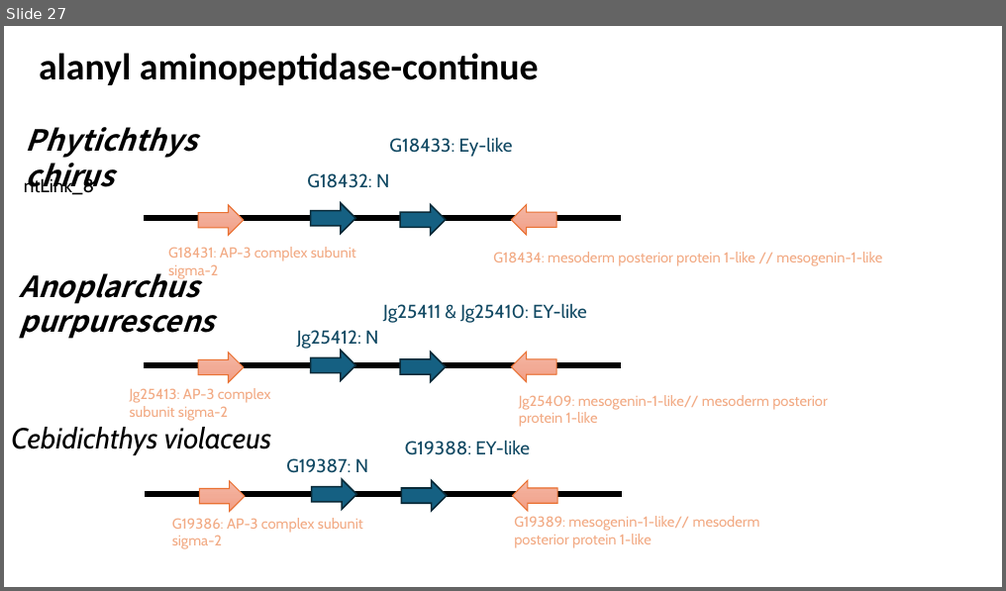
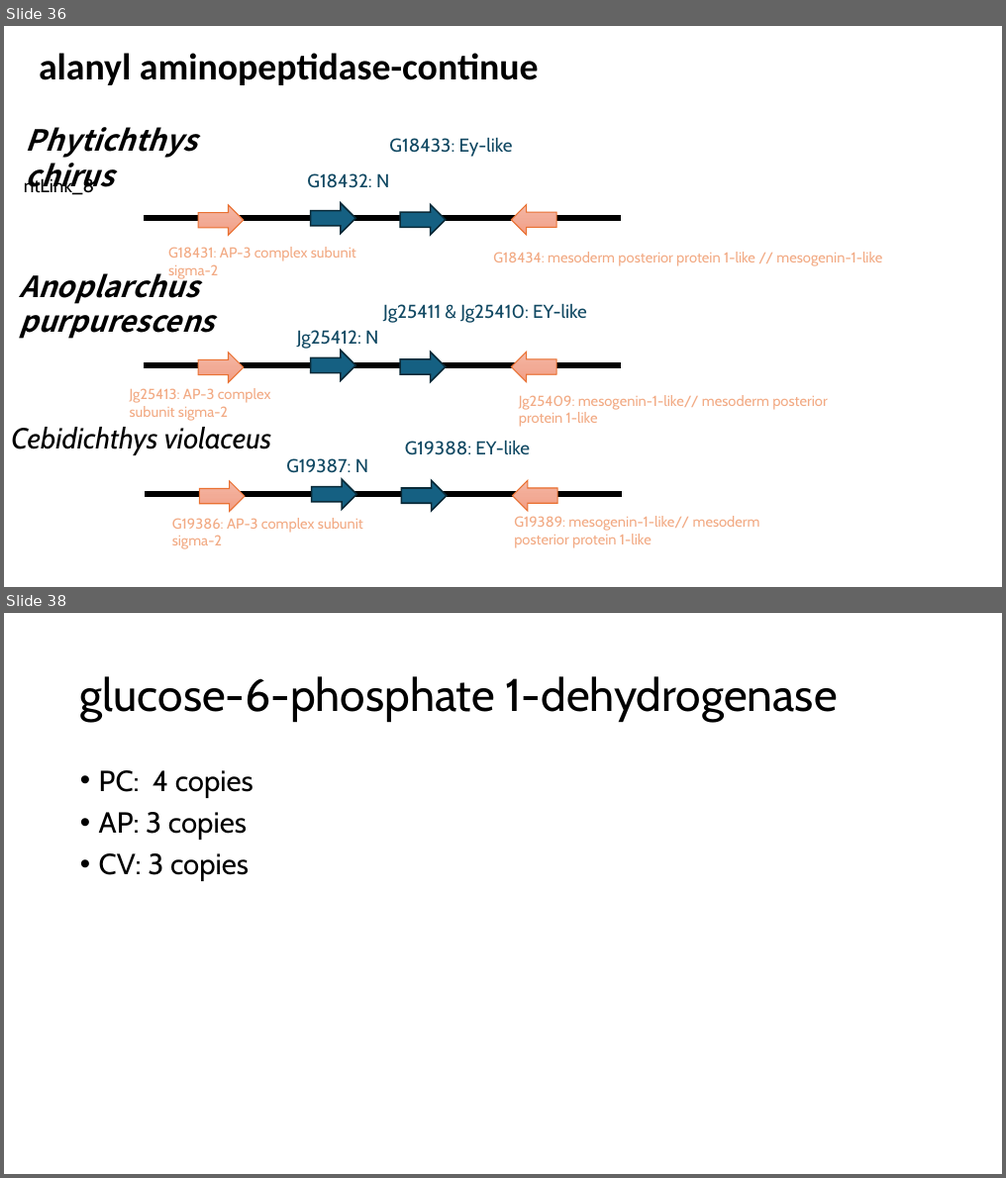
Before and after one commit to jyw-atgithub/fish-genome, a slide deck: synteny.pptx. Shown one above the other, each under a label of ours: slide 27 before the commit, slides 36 and 38 after it; the slides between them are not shown. The pictures are 1006x591 and 1006x1178 pixels, drawn with LibreOffice and Linux fonts; fonts in the diff are those of the drawing. Boxes give left, top, right and bottom in pixels: in the first picture for what was removed or moved away, otherwise in the second. Text is boxed around its words. In the diff, an @@ line names an element or a change of style, - is before the commit and + after.

```diff
--- a/synteny.pptx
+++ b/synteny.pptx
@@ slide 38 added at box(4, 613, 1002, 1174), background #FFFFFF @@
@@ title added at box(80, 676, 837, 722), 44 pt, text #000000 @@
+glucose-6-phosphate 1-dehydrogenase
@@ text added at box(99, 770, 253, 881), 28 pt, text #000000 @@
+• PC: 4 copies
+• AP: 3 copies
+• CV: 3 copies
@@ what was slide 27 is now slide 36 @@
```
Also in this commit, not shown: 9 slides changed, 10 other slides added, 4 other files.
